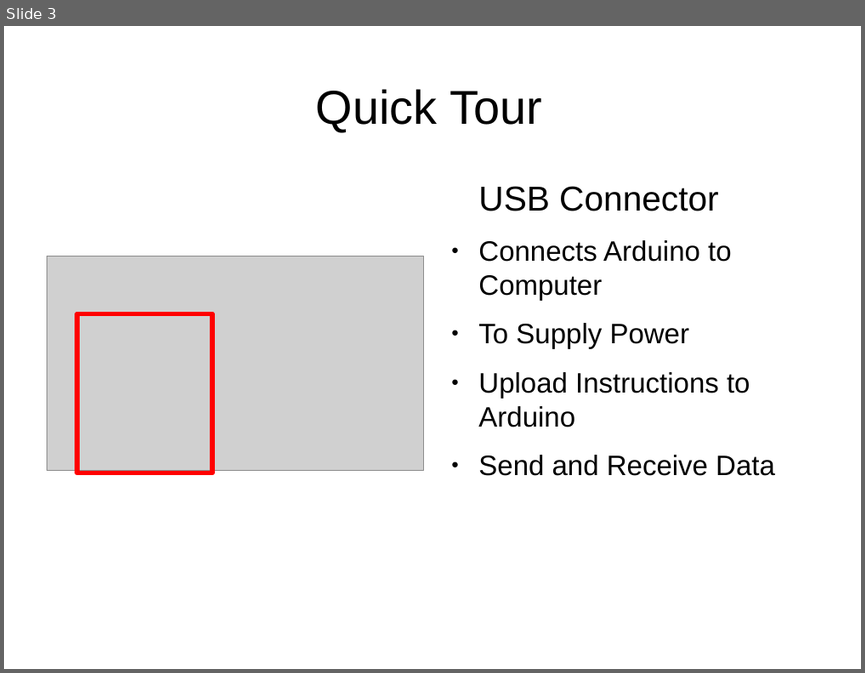
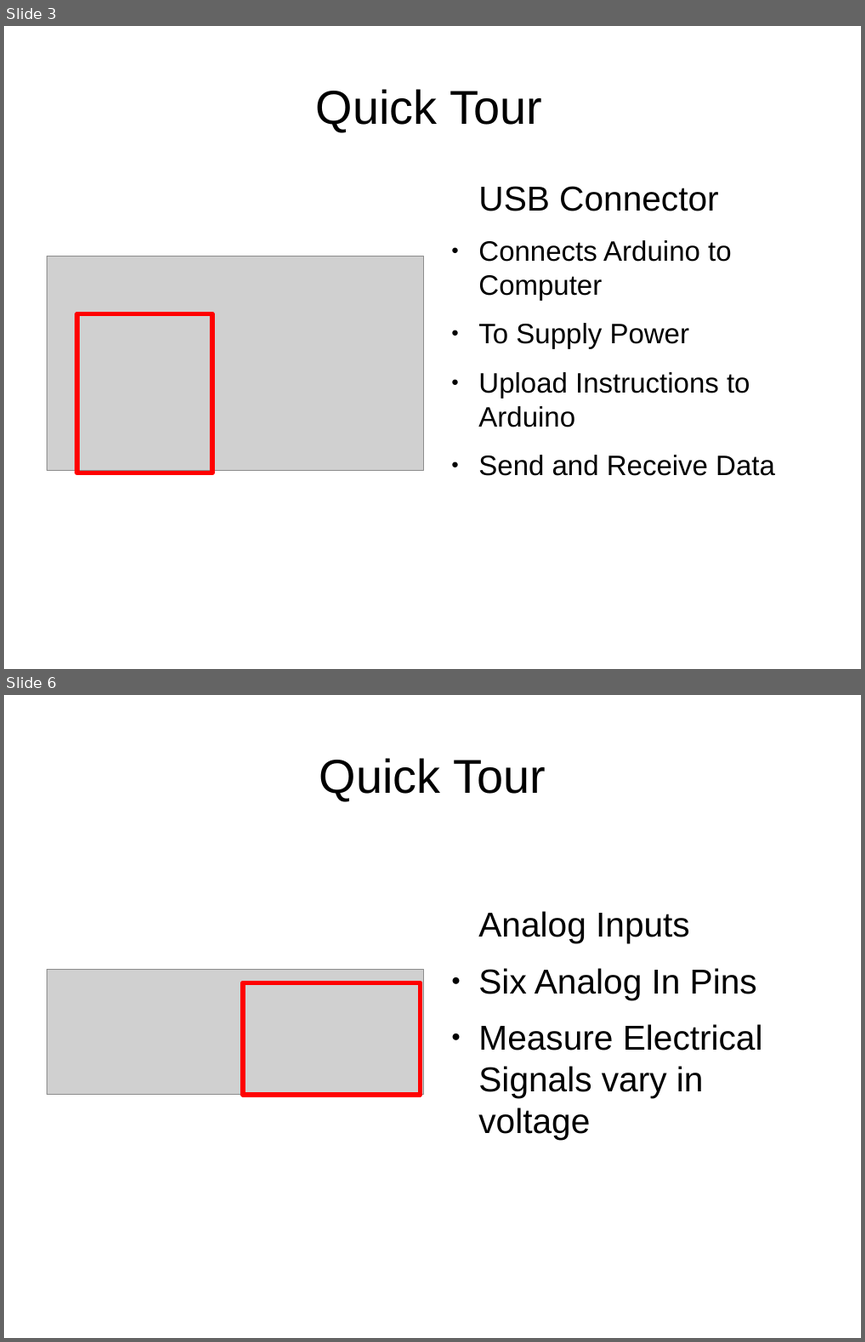
Before and after one commit to dhayanithivijayan/LearnIt, a slide deck: Arduino/Module_1.odp. Shown one above the other, each under a label of ours: slide 3 before the commit, slides 3 and 6 after it; the slides between them are not shown. The pictures are 865x673 and 865x1342 pixels, drawn with LibreOffice and Linux fonts; fonts in the diff are those of the drawing; grey boxes stand for pictures. Boxes give left, top, right and bottom in pixels: in the first picture for what was removed or moved away, otherwise in the second. Text is boxed around its words. In the diff, an @@ line names an element or a change of style, - is before the commit and + after.

Commit message:
added Quick Tour

```diff
--- a/Arduino/Module_1.odp
+++ b/Arduino/Module_1.odp
@@ slide 6 added at (x1=4, y1=695, x2=861, y2=1338), background #FFFFFF @@
@@ title added at (x1=319, y1=758, x2=545, y2=801), 44 pt, text #000000 @@
+Quick Tour
@@ text added at (x1=478, y1=911, x2=763, y2=1140), 32 pt, text #000000 @@
+Analog Inputs
+● Six Analog In Pins
+● Measure Electrical Signals vary in voltage
@@ picture added at (x1=46, y1=970, x2=423, y2=1095) @@
@@ rectangle added at (x1=243, y1=982, x2=420, y2=1095), outline #FF0000 4.51 pt @@
```
Also in this commit, not shown: 4 other slides added, 3 other files.
